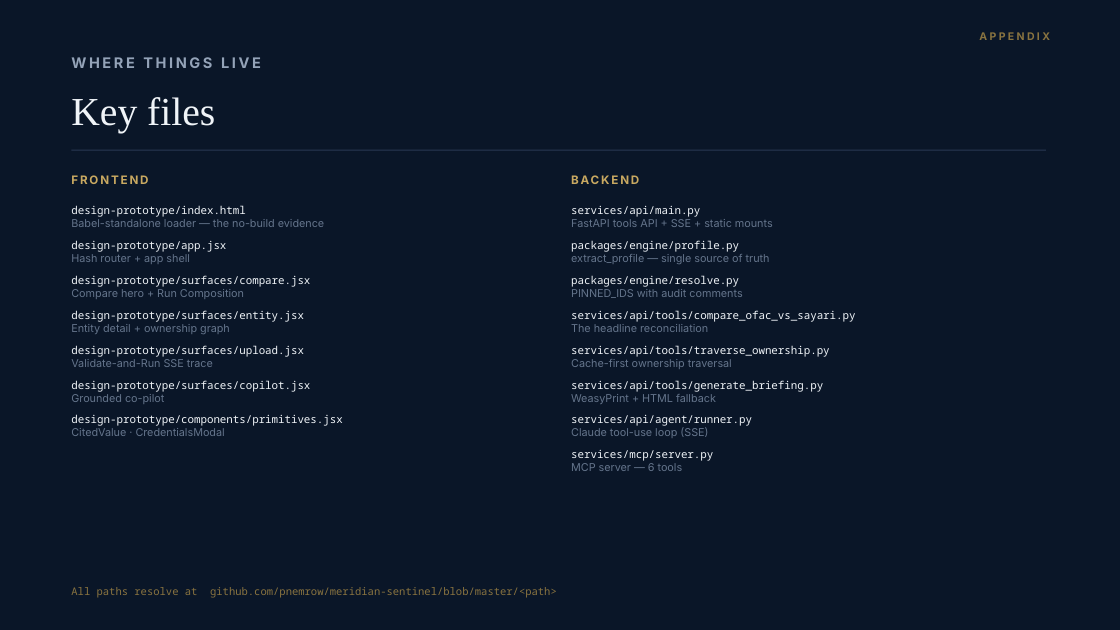
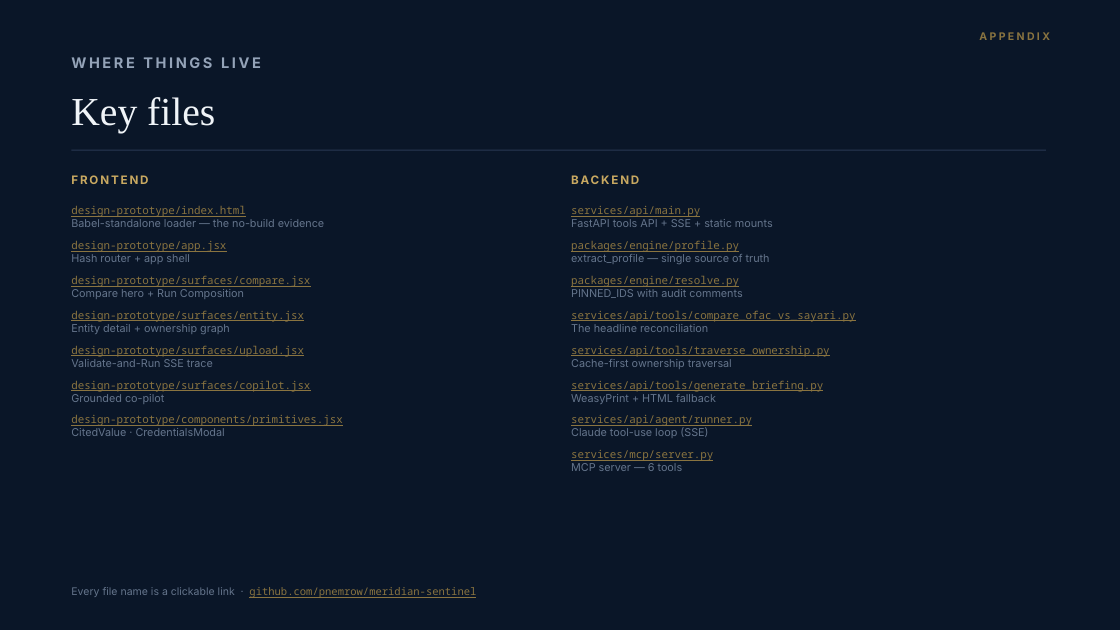
Before and after one commit to pnemrow/meridian-sentinel, a slide deck: slide 14 of docs/walkthrough/meridian-sentinel-walkthrough.pptx. Drawn at 1120x630 pixels with LibreOffice and Linux fonts; fonts in the diff are those of the drawing. Boxes give left, top, right and bottom in pixels: in the first picture for what was removed or moved away, otherwise in the second. Text is boxed around its words. In the diff, an @@ line names an element or a change of style, - is before the commit and + after.

```diff
--- a/docs/walkthrough/meridian-sentinel-walkthrough.pptx
+++ b/docs/walkthrough/meridian-sentinel-walkthrough.pptx
@@ text at (71, 206, 342, 426): text colour #F0F4F8 to #8A7440, underline on in "design-prototype/index.html", "design-prototype/app.jsx", "design-prototype/surfaces/compare.jsx", "design-prototype/surfaces/entity.jsx" and 3 more places @@
@@ text at (571, 206, 855, 461): text colour #F0F4F8 to #8A7440, underline on in "services/api/main.py", "packages/engine/profile.py", "packages/engine/resolve.py", "services/api/tools/compare_ofac_vs_sayari.py" and 4 more places @@
@@ text at (71, 587, 476, 598): text changed @@
-All paths resolve at github.com/pnemrow/meridian-sentinel/blob/master/<path>
+Every file name is a clickable link · github.com/pnemrow/meridian-sentinel
```
Also in this commit, not shown: 14 other slides changed, 1 other file.
